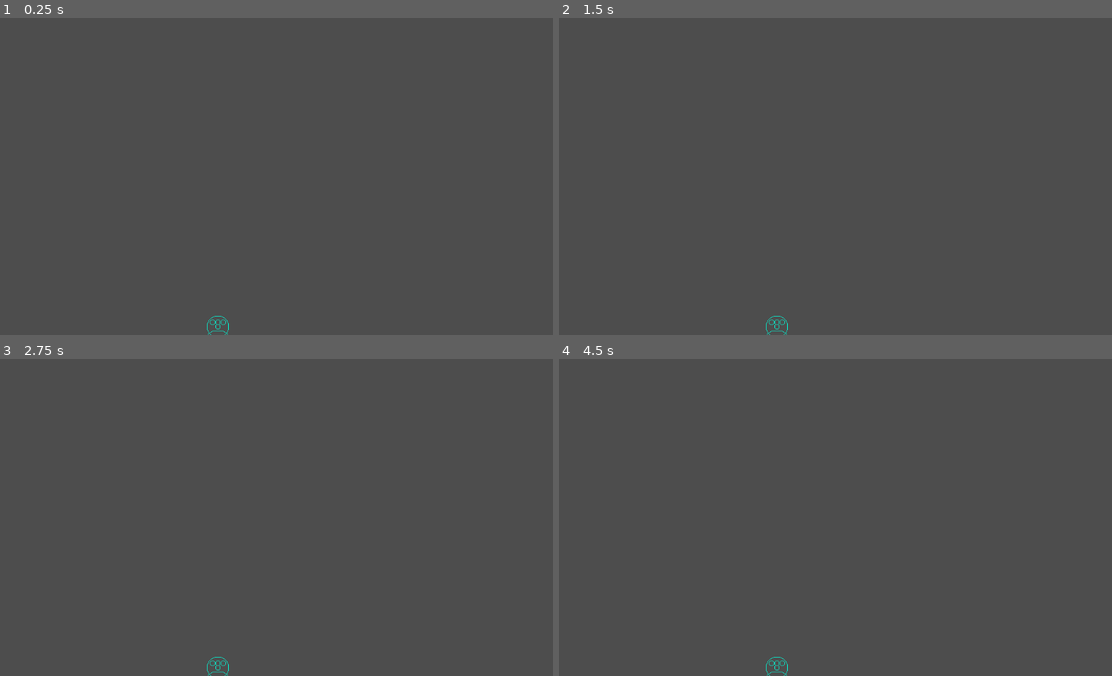
Above: before the commit, frames 1-4 (two rows, left to right).
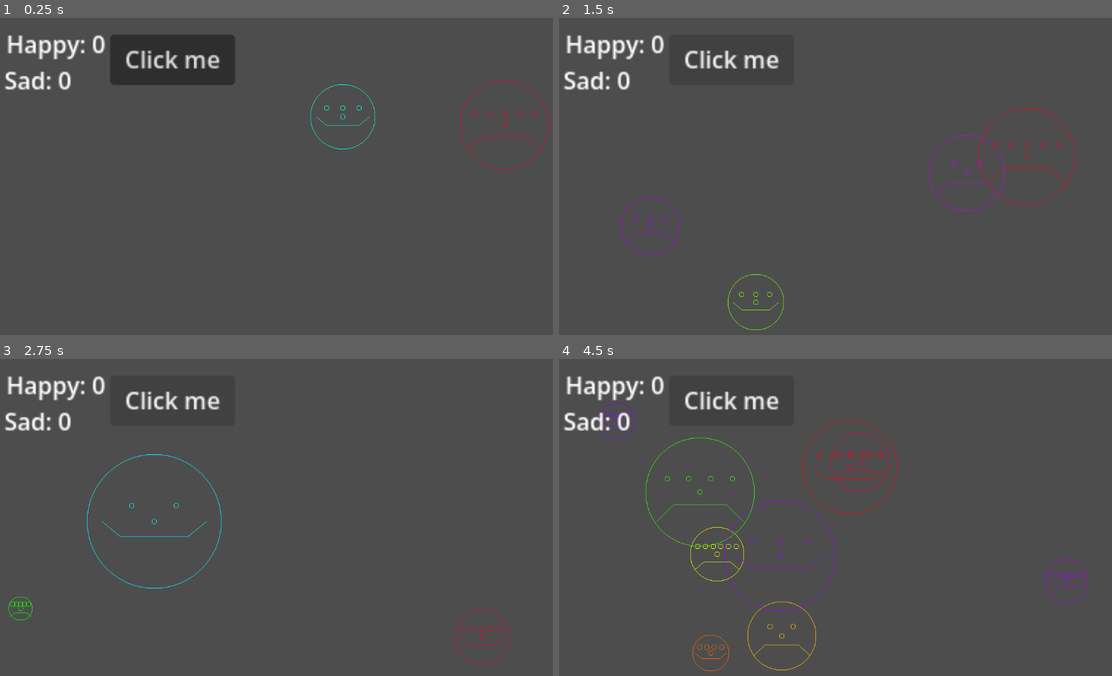
Above: after the commit, the same moments.

Repository: Oleksiytabachyn/CC26_In_class_test
Game: Godot game, scene res://node_2d.tscn
Same seed, same stepped clock (60 frames per second), same inputs: the game is played once before the commit and once after it.
Inputs (mouse positions are in pixels of both pictures, inside the frame that each line leads up to):
- Up to frame 1 (0.25 s): no input
- Up to frame 2 (1.5 s): click (730, 59) at 0.5 s, where only the run after the commit has a clickable "Click me"; click (730, 59) at 1.25 s, where only the run after the commit has a clickable "Click me"
- Up to frame 3 (2.75 s): click (171, 400) at 2 s, where only the run after the commit has a clickable "Click me"
- Up to frame 4 (4.5 s): tap Enter at 2.75, 4.25 s; tap Space at 3.5 s

The runs differ from the first frame. In frame 1, 4.6% of the frame differs, in the area x 0-100%, y 5-100%; in frame 2, 2.1%; in frame 3, 2.0%; in frame 4, 2.9%.

Commit message:
Added a few functions
added functions to randomize happy and sad face and to create a random number of faces

Diff:
--- a/cc-lab-test-oleksiy-tabachyn/draw_faces.gd
+++ b/cc-lab-test-oleksiy-tabachyn/draw_faces.gd
@@ -1,6 +1,7 @@
 extends Node2D
 
-
+var happy=0
+var sad=0
 # Called when the node enters the scene tree for the first time.
 func _ready() -> void:
 
@@ -13,13 +14,14 @@
 	pass
 
 func _draw() -> void:
-	draw_face(true)
+	draw_faces()
 	pass
 
 func draw_face(happy):
 	var r=get_viewport_rect().size
-	var pos=Vector2(randi_range(0,r.x),randi_range(0,r.y))
 	var size=randi_range(20,150)
+	var pos=Vector2(randi_range(size,(r.x-size)),randi_range(size,r.y-size))
+
 	var color=Color.from_hsv(randf(),1,1)
 	draw_circle(pos,size,color,false)
 	draw_circle(pos,5,color,false)
@@ -31,7 +33,27 @@
 		draw_circle(Vector2(x,pos.y-5-size/5),5,color,false)
 
 	draw_line(Vector2(pos.x-size/2,pos.y+5+size/5),Vector2(pos.x+size/2,pos.y+5+size/5),color)
-	draw_line(Vector2(pos.x-size/2,pos.y+5+size/5),Vector2(pos.x-3*size/4-5,pos.y+5+size/2),color)
-	draw_line(Vector2(pos.x+3*size/4+5,pos.y+5+size/2),Vector2(pos.x+size/2,pos.y+5+size/5),color)
+	if happy:
+		draw_line(Vector2(pos.x-size/2,pos.y+5+size/5),Vector2(pos.x-3*size/4-5,pos.y),color)
+		draw_line(Vector2(pos.x+3*size/4+5,pos.y),Vector2(pos.x+size/2,pos.y+5+size/5),color)
+
+	else:
+		draw_line(Vector2(pos.x-size/2,pos.y+5+size/5),Vector2(pos.x-3*size/4-5,pos.y+5+size/2),color)
+		draw_line(Vector2(pos.x+3*size/4+5,pos.y+5+size/2),Vector2(pos.x+size/2,pos.y+5+size/5),color)
 
 	pass
+
+
+func draw_faces():
+	for i in range(randi_range(1,10)):
+		if randi_range(0,1)==0:
+			draw_face(true)
+		else:
+			draw_face(false)
+
+
+
+
+func _on_button_button_down() -> void:
+	queue_redraw()
+	pass # Replace with function body.
--- a/cc-lab-test-oleksiy-tabachyn/node_2d.tscn
+++ b/cc-lab-test-oleksiy-tabachyn/node_2d.tscn
@@ -4,3 +4,31 @@
 
 [node name="Node2D" type="Node2D" unique_id=1437966806]
 script = ExtResource("1_wtcfe")
+
+[node name="Label" type="Label" parent="." unique_id=1444806478]
+offset_left = 36.0
+offset_top = 18.0
+offset_right = 100.0
+offset_bottom = 45.0
+scale = Vector2(3, 3)
+text = "Happy: 0"
+
+[node name="Label2" type="Label" parent="." unique_id=392400776]
+offset_left = 32.0
+offset_top = 92.0
+offset_right = 96.0
+offset_bottom = 119.0
+scale = Vector2(3, 3)
+text = "Sad: 0"
+
+[node name="Button" type="Button" parent="." unique_id=770179584]
+offset_left = 248.0
+offset_top = 34.0
+offset_right = 333.0
+offset_bottom = 68.333336
+scale = Vector2(3, 3)
+text = "Click me"
+
+[connection signal="draw" from="." to="." method="_on_draw"]
+[connection signal="button_down" from="Button" to="." method="_on_button_button_down"]
+[connection signal="pressed" from="Button" to="." method="_on_button_pressed"]
